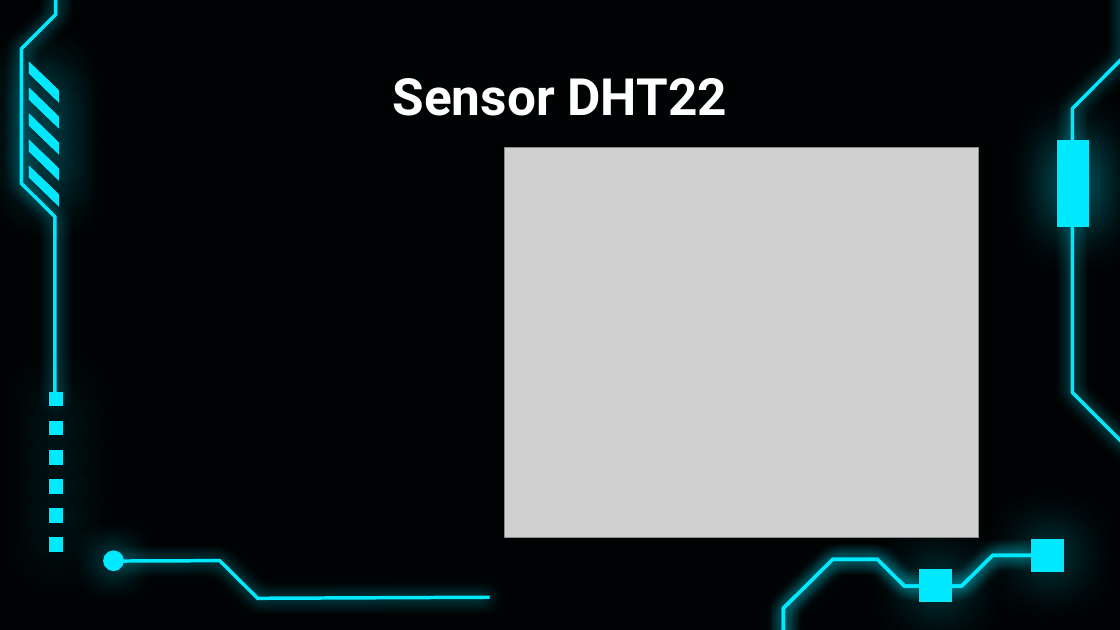
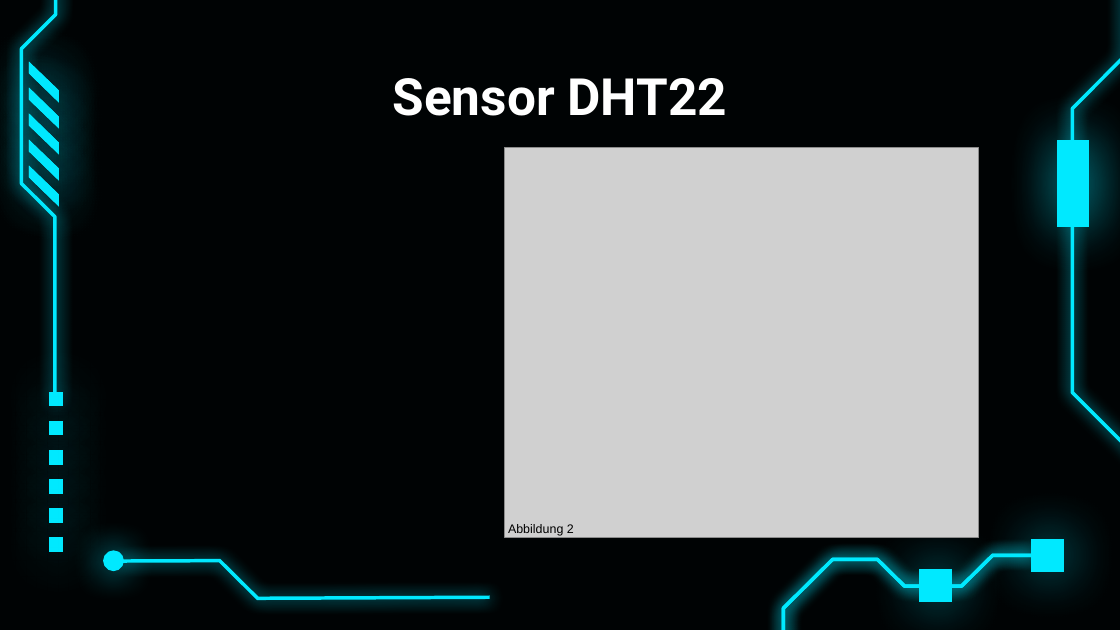
Before and after one commit to bayerju/mikro_loabor, a slide deck: slide 5 of MIC.pptx. Drawn at 1120x630 pixels with LibreOffice and Linux fonts; fonts in the diff are those of the drawing; grey boxes stand for pictures. Boxes give left, top, right and bottom in pixels: in the first picture for what was removed or moved away, otherwise in the second. Text is boxed around its words. In the diff, an @@ line names an element or a change of style, - is before the commit and + after.

```diff
--- a/MIC.pptx
+++ b/MIC.pptx
@@ text added at bbox=[508, 524, 574, 536], 8 pt, text #000000 @@
+Abbildung 2
```
Also in this commit, not shown: 8 other slides changed, 6 slides added, 5 slides removed, 4 other files.
